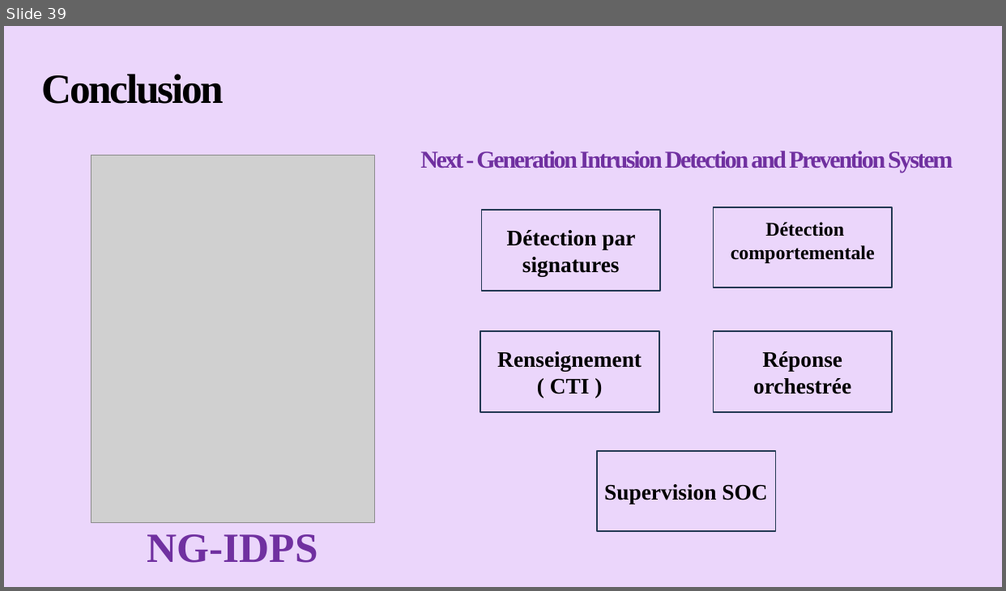
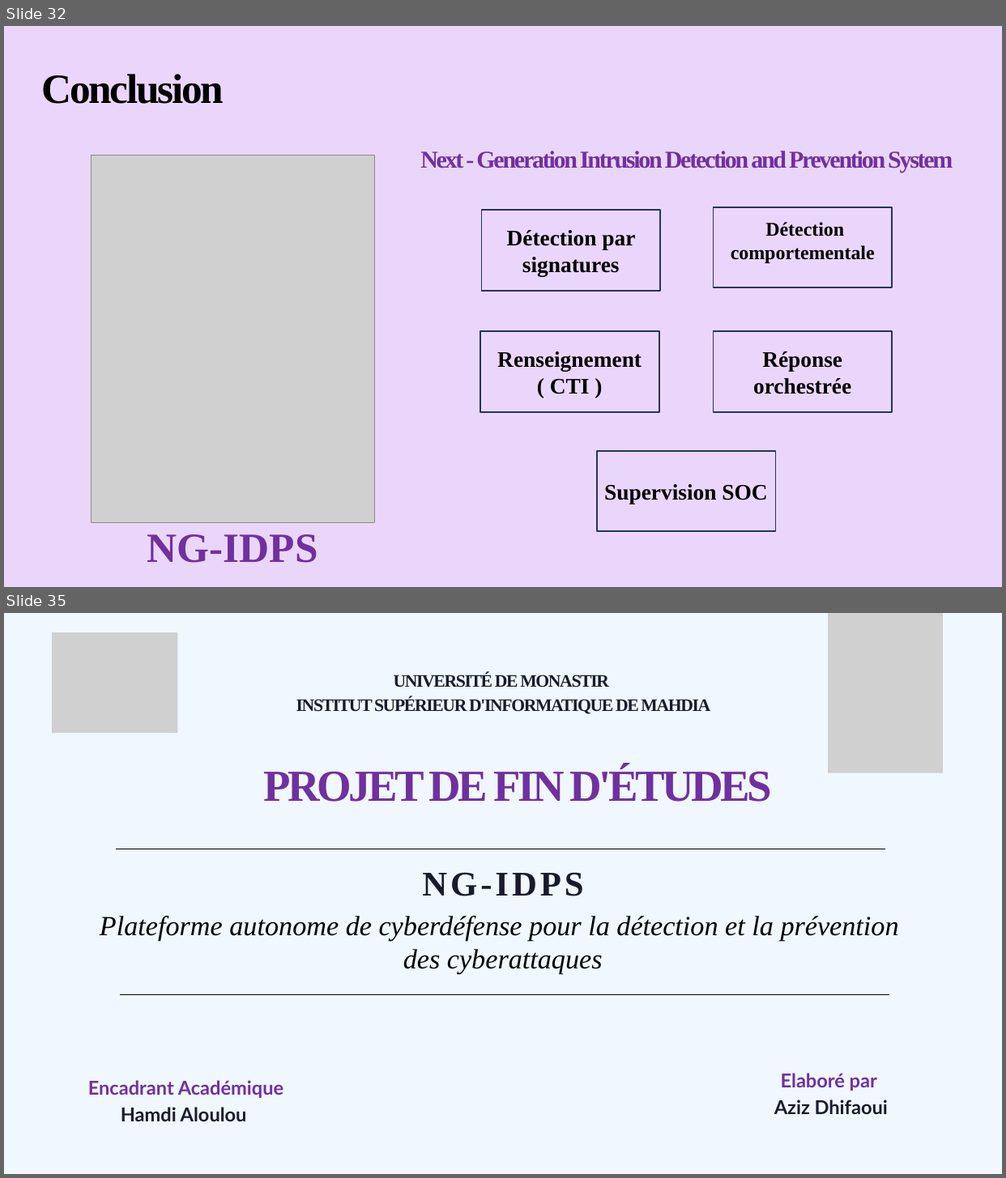
Before and after one commit to Azizos002/NG-IDPS, a slide deck: rapport/presentation-aziz-PFE.pptx. Shown one above the other, each under a label of ours: slide 39 before the commit, slides 32 and 35 after it; the slides between them are not shown. The pictures are 1006x591 and 1006x1178 pixels, drawn with LibreOffice and Linux fonts; fonts in the diff are those of the drawing; grey boxes stand for pictures. Boxes give left, top, right and bottom in pixels: in the first picture for what was removed or moved away, otherwise in the second. Text is boxed around its words. In the diff, an @@ line names an element or a change of style, - is before the commit and + after.

```diff
--- a/rapport/presentation-aziz-PFE.pptx
+++ b/rapport/presentation-aziz-PFE.pptx
@@ slide 35 added at (x1=4, y1=613, x2=1002, y2=1174), background #F0F7FE @@
@@ picture added at (x1=52, y1=632, x2=177, y2=733) @@
@@ picture added at (x1=828, y1=613, x2=943, y2=773) @@
@@ text added at (x1=296, y1=673, x2=710, y2=714), 25.3 pt, text #1A1A2E, bold @@
+UNIVERSITÉ DE MONASTIR
+INSTITUT SUPÉRIEUR D'INFORMATIQUE DE MAHDIA
@@ text added at (x1=263, y1=767, x2=773, y2=802), 64 pt, text #7030A0, bold @@
+PROJET DE FIN D'ÉTUDES
@@ group added at (x1=100, y1=850, x2=899, y2=995): 2 texts, 2 lines @@
+NG-IDPS
+Plateforme autonome de cyberdéfense pour la détection et la prévention
+des cyberattaques
@@ text added at (x1=774, y1=1073, x2=888, y2=1114), 27.6 pt, text #1A1A2E, bold @@
+Elaboré par
+Aziz Dhifaoui
@@ text added at (x1=88, y1=1080, x2=284, y2=1122), 27.6 pt, text #7030A0, bold @@
+Encadrant Académique
+Hamdi Aloulou
@@ what was slide 39 is now slide 32 @@
```
Also in this commit, not shown: 13 slides changed, 1 other slide added, 7 slides removed, 4 other files.
